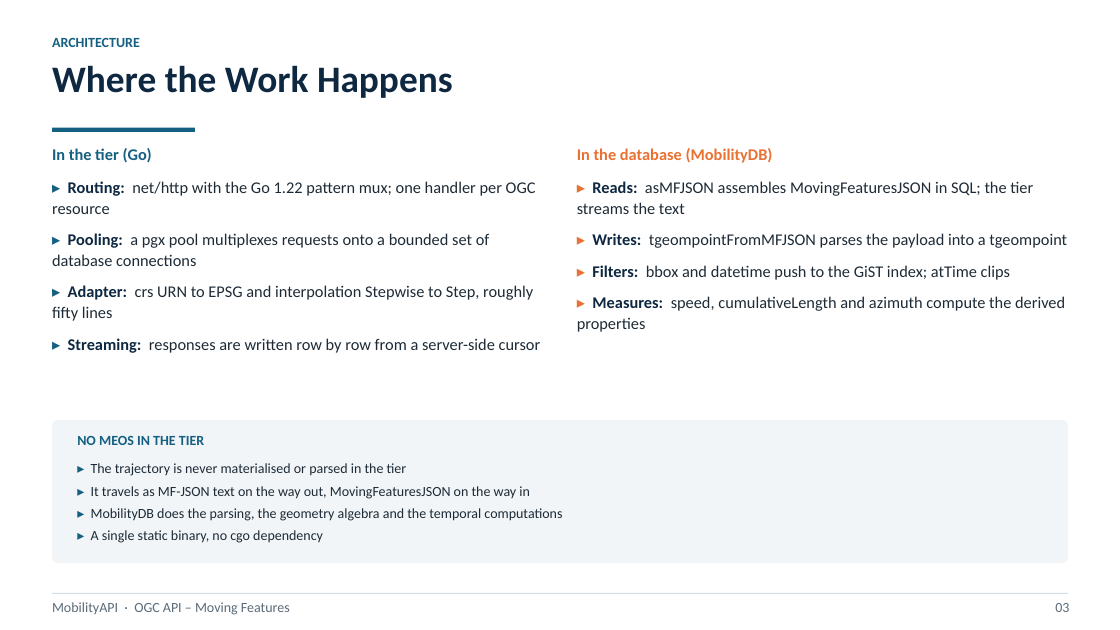
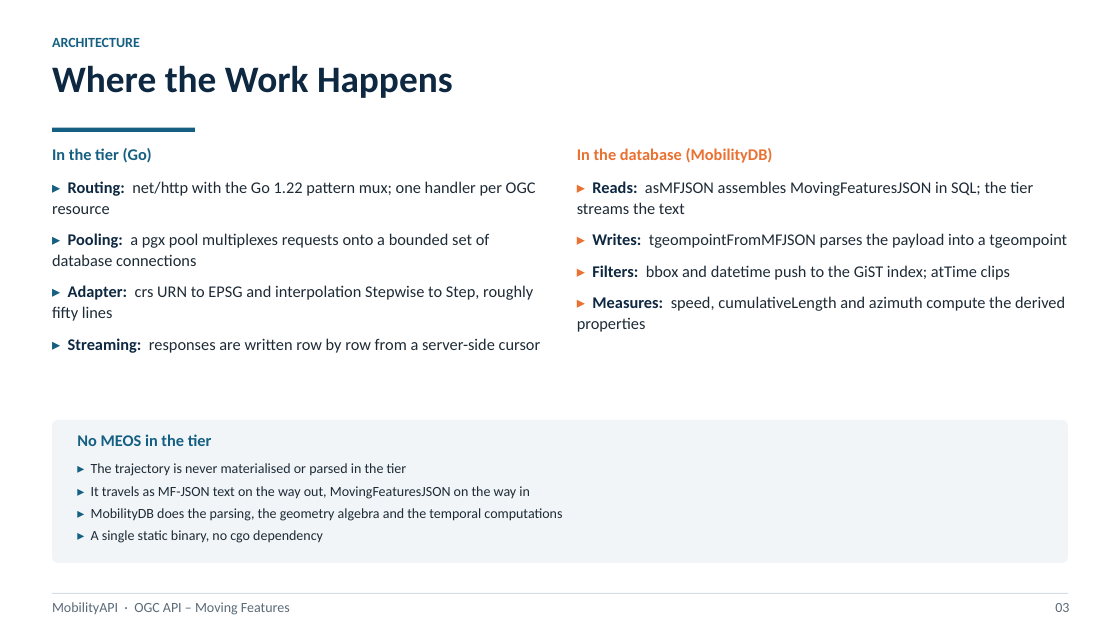
Before and after one commit to MobilityDB/MobilityAPI, a slide deck: slide 3 of MobilityAPIV5.pptx. Drawn at 1120x630 pixels with LibreOffice and Linux fonts; fonts in the diff are those of the drawing. Boxes give left, top, right and bottom in pixels: in the first picture for what was removed or moved away, otherwise in the second. Text is boxed around its words. In the diff, an @@ line names an element or a change of style, - is before the commit and + after.

Commit message:
V5 deck: sentence-case the architecture panel label; drop the self-evident SQL-vs-REST caption
The bottom panel on the architecture slide reads No MEOS in the tier, matching the
sentence-case column sub-headers beside it instead of an all-caps eyebrow. Removes
the SQL-vs-REST caption, whose point is already carried by the slide kicker, title,
and the side-by-side panels.

```diff
--- a/MobilityAPIV5.pptx
+++ b/MobilityAPIV5.pptx
@@ text at (x1=77, y1=434, x2=212, y2=446): text changed; size 12 to 14 pt @@
-NO MEOS IN THE TIER
+No MEOS in the tier
```
Also in this commit, not shown: 1 other slide changed, 1 other file.
